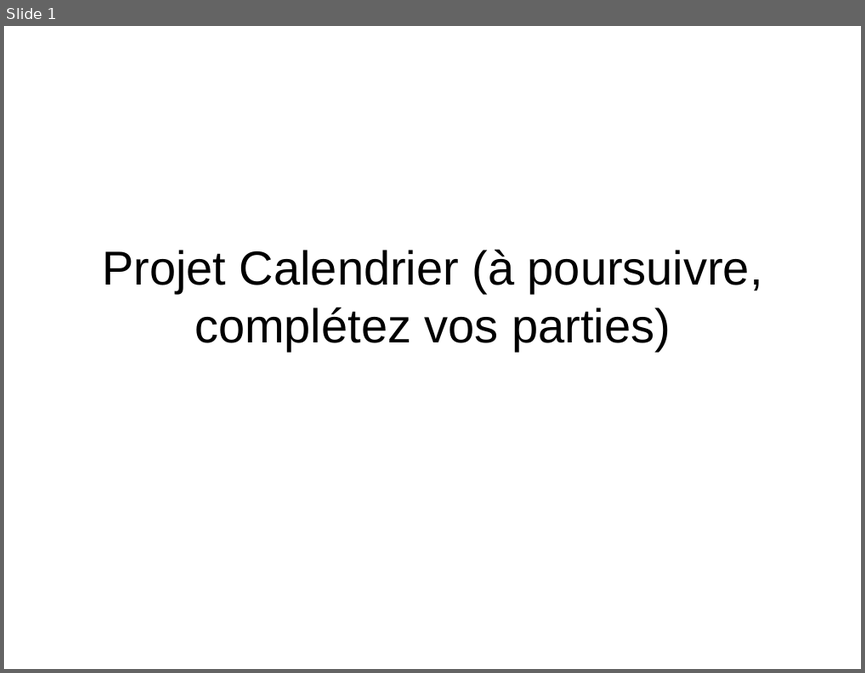
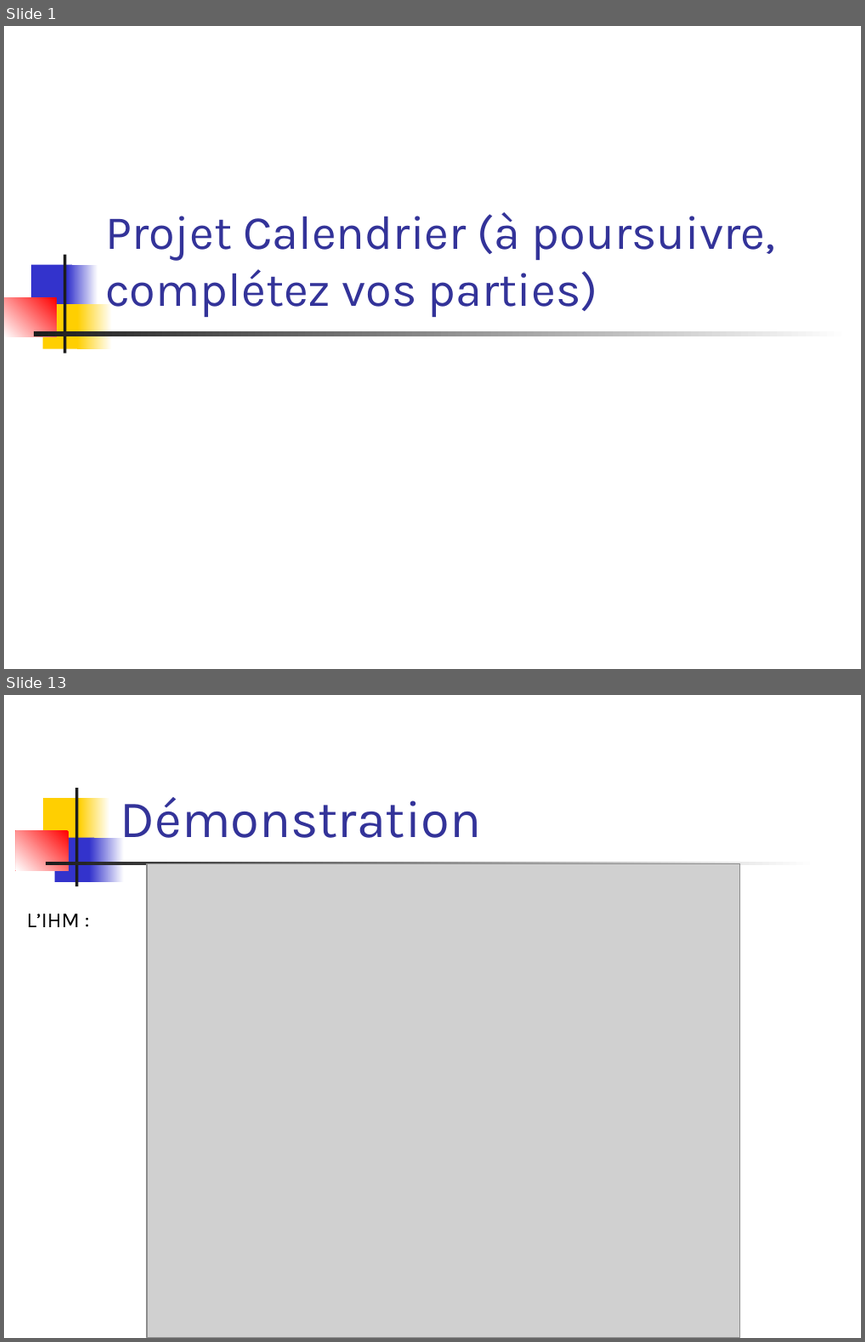
Before and after one commit to becharib/Calendar, a slide deck: Présentation/Soutenance projet.ppt. Shown one above the other, each under a label of ours: slide 1 before the commit, slides 1 and 13 after it; the slides between them are not shown. The pictures are 865x673 and 865x1342 pixels, drawn with LibreOffice and Linux fonts; fonts in the diff are those of the drawing; grey boxes stand for pictures. Boxes give left, top, right and bottom in pixels: in the first picture for what was removed or moved away, otherwise in the second. Text is boxed around its words. In the diff, an @@ line names an element or a change of style, - is before the commit and + after.

```diff
--- a/Présentation/Soutenance projet.ppt
+++ b/Présentation/Soutenance projet.ppt
@@ slide 13 added at (4,695,861,1338), background #FFFFFF @@
@@ rectangle added at (75,788,78,886), fill #1C1C1C @@
@@ rectangle added at (43,798,85,842), fill #FFCF01 @@
@@ rectangle added at (80,798,110,842), fill gradient #FFFFFF to #FFCF01 @@
@@ title added at (120,797,482,838), 44 pt, text #333399 @@
+Démonstration
@@ rectangle added at (16,830,69,870), fill gradient #FF0000 to #FFFFFF @@
@@ rectangle added at (54,837,94,882), fill #3333CC @@
@@ rectangle added at (90,837,124,882), fill gradient #FFFFFF to #3333CC @@
@@ rectangle added at (45,862,817,865), fill gradient #FFFFFF to #1C1C1C @@
@@ picture added at (147,864,740,1338) @@
@@ text added at (27,913,80,927), 18 pt, text #000000 @@
+L’IHM :
@@ slide 1 changed as well @@
@@ title "Projet Calendrier (à poursuivre, complétez ...": place and size @@
-title "Projet Calendrier (à poursuivre, complétez ..." at (102,249,763,350)
+title "Projet Calendrier (à poursuivre, complétez ..." at (105,212,775,318)
@@ title "Projet Calendrier (à poursuivre, complétez ..." at (105,212,775,318): font Arial to Karla, text colour #000000 to #333399; alignment centre to left; vertical alignment middle to bottom @@
@@ group added at (4,255,849,353): 7 rectangles @@
```
Also in this commit, not shown: 4 other slides changed, 8 other slides added.
